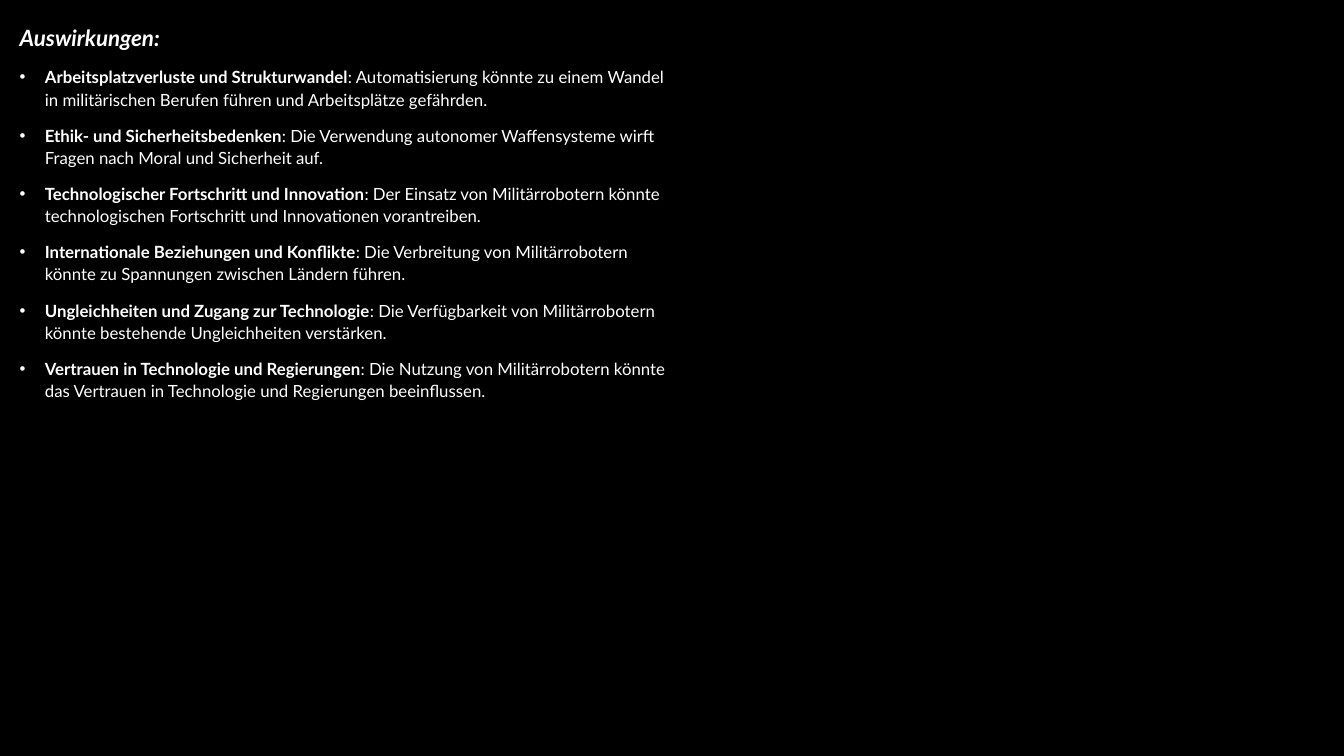
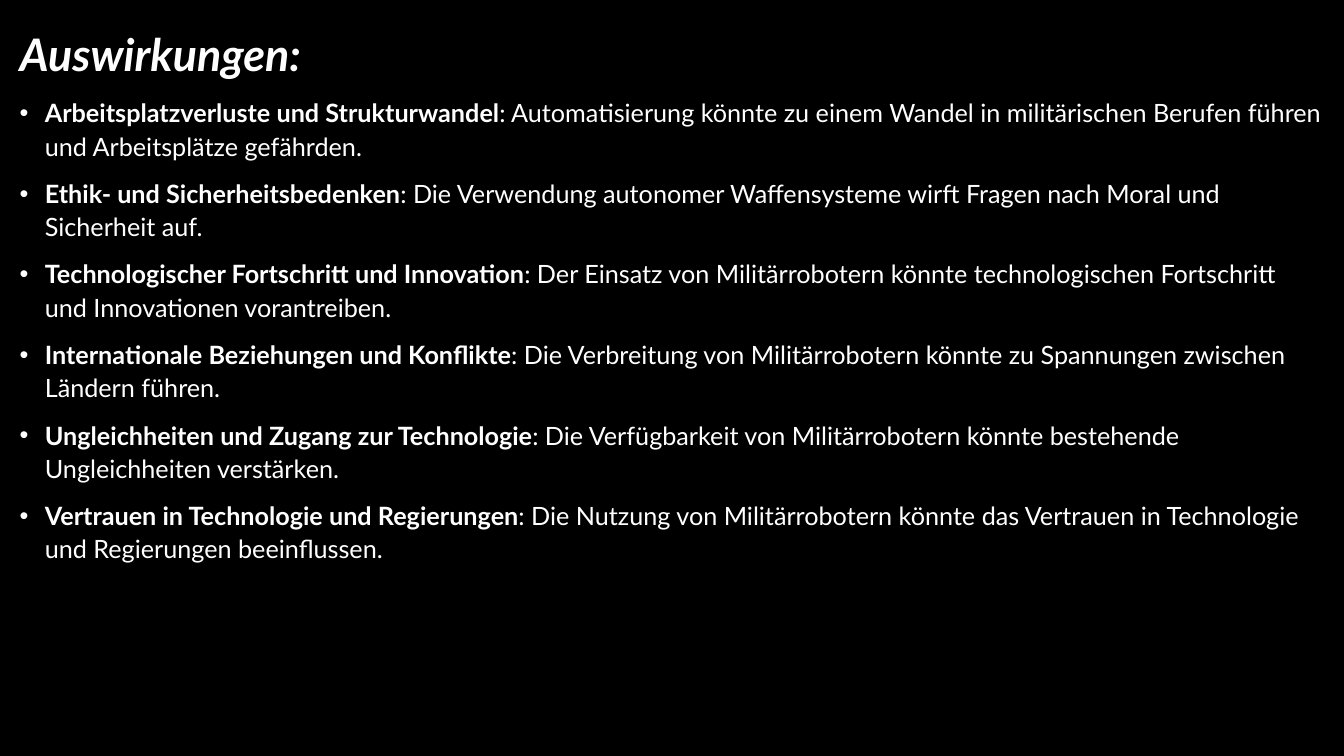
Before and after one commit to DavidSt2023/Danger_Gang_GVI, a slide deck: slide 5 of Nebenfächer/DIN/Ethik/RoboterEthik.pptx (slide 6 before the commit). Drawn at 1344x756 pixels with LibreOffice and Linux fonts; fonts in the diff are those of the drawing; background and template pictures are left out; a plain dark background stands for a picture behind light text. Boxes give left, top, right and bottom in pixels: in the first picture for what was removed or moved away, otherwise in the second. Text is boxed around its words. In the diff, an @@ line names an element or a change of style, - is before the commit and + after.

```diff
--- a/Nebenfächer/DIN/Ethik/RoboterEthik.pptx
+++ b/Nebenfächer/DIN/Ethik/RoboterEthik.pptx
@@ text "Auswirkungen:" at (x1=20, y1=37, x2=1321, y2=563): size 16 to 32 pt in "Auswirkungen:"; size 12 to 18 pt @@
```
Also in this commit, not shown: 4 other slides changed, 2 slides added.
